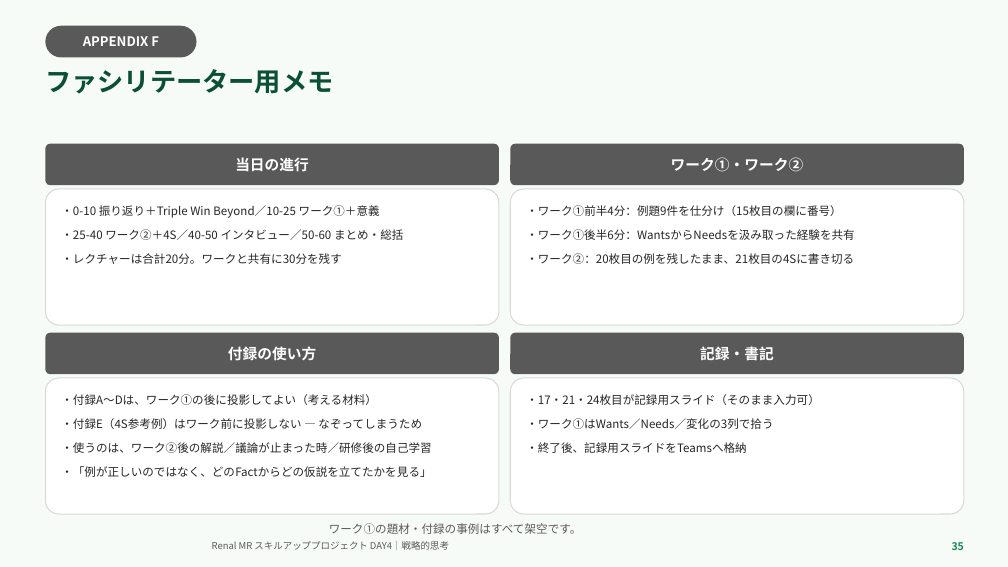
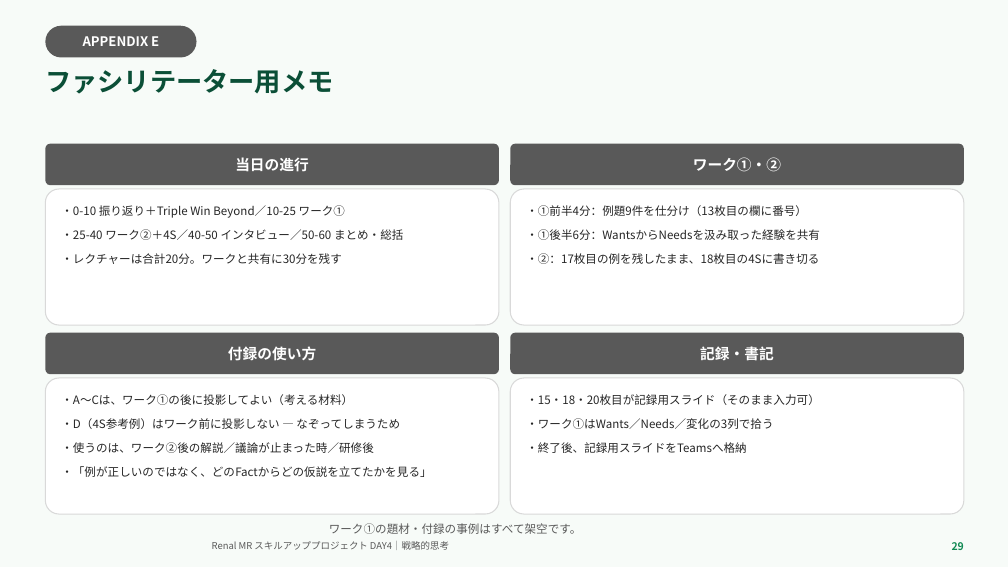
Before and after one commit to TAKUYA-1187/Claude, a slide deck: slide 29 of novartis_training/DAY4_ちょっと分かるだけで世界が変わる.pptx (slide 35 before the commit). Drawn at 1008x567 pixels with LibreOffice and Linux fonts; fonts in the diff are those of the drawing; background and template pictures are left out. Boxes give left, top, right and bottom in pixels: in the first picture for what was removed or moved away, otherwise in the second. Text is boxed around its words. In the diff, an @@ line names an element or a change of style, - is before the commit and + after.

```diff
--- a/novartis_training/DAY4_ちょっと分かるだけで世界が変わる.pptx
+++ b/novartis_training/DAY4_ちょっと分かるだけで世界が変わる.pptx
@@ text in rounded rectangle at (x1=83, y1=36, x2=159, y2=46): text changed @@
-APPENDIX F
+APPENDIX E
@@ text in rounded rectangle at (x1=693, y1=157, x2=781, y2=172): text changed @@
-ワーク①・ワーク②
+ワーク①・②
@@ text in rounded rectangle at (x1=61, y1=205, x2=345, y2=218): text changed @@
-・0-10 振り返り＋Triple Win Beyond／10-25 ワーク①＋意義
+・0-10 振り返り＋Triple Win Beyond／10-25 ワーク①
@@ text in rounded rectangle at (x1=526, y1=205, x2=820, y2=264): text changed @@
-・ワーク①前半4分：例題9件を仕分け（15枚目の欄に番号）
-・ワーク①後半6分：WantsからNeedsを汲み取った経験を共有
-・ワーク②：20枚目の例を残したまま、21枚目の4Sに書き切る
+・①前半4分：例題9件を仕分け（13枚目の欄に番号）
+・①後半6分：WantsからNeedsを汲み取った経験を共有
+・②：17枚目の例を残したまま、18枚目の4Sに書き切る
@@ text in rounded rectangle at (x1=61, y1=394, x2=400, y2=453): text changed @@
-・付録A〜Dは、ワーク①の後に投影してよい（考える材料）
-・付録E（4S参考例）はワーク前に投影しない — なぞってしまうため
-・使うのは、ワーク②後の解説／議論が止まった時／研修後の自己学習
+・A〜Cは、ワーク①の後に投影してよい（考える材料）
+・D（4S参考例）はワーク前に投影しない — なぞってしまうため
+・使うのは、ワーク②後の解説／議論が止まった時／研修後
@@ text in rounded rectangle at (x1=526, y1=394, x2=819, y2=405): text changed @@
-・17・21・24枚目が記録用スライド（そのまま入力可）
+・15・18・20枚目が記録用スライド（そのまま入力可）
```
Also in this commit, not shown: 21 other slides changed, 6 slides removed, 2 other files.
